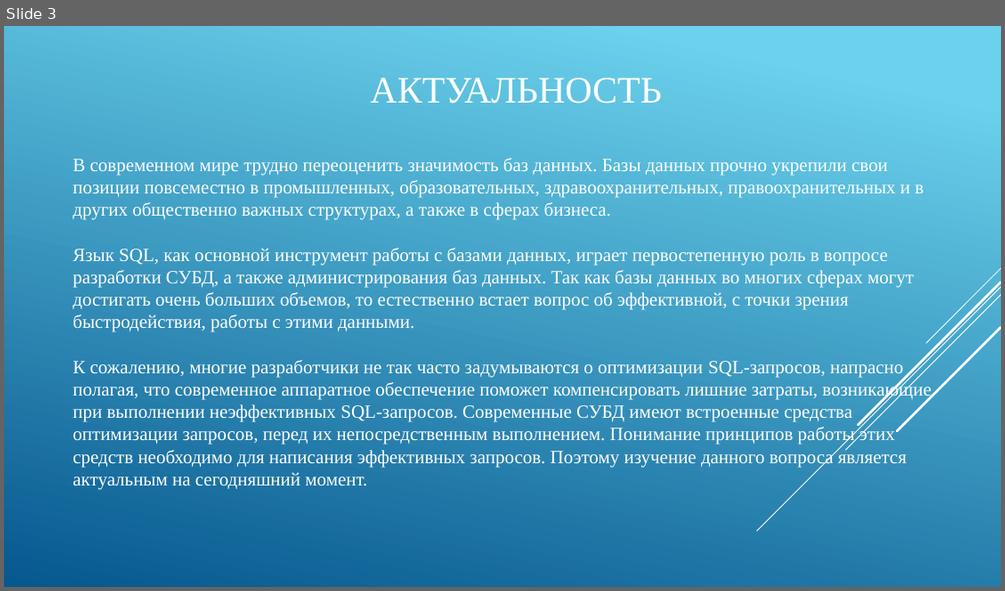
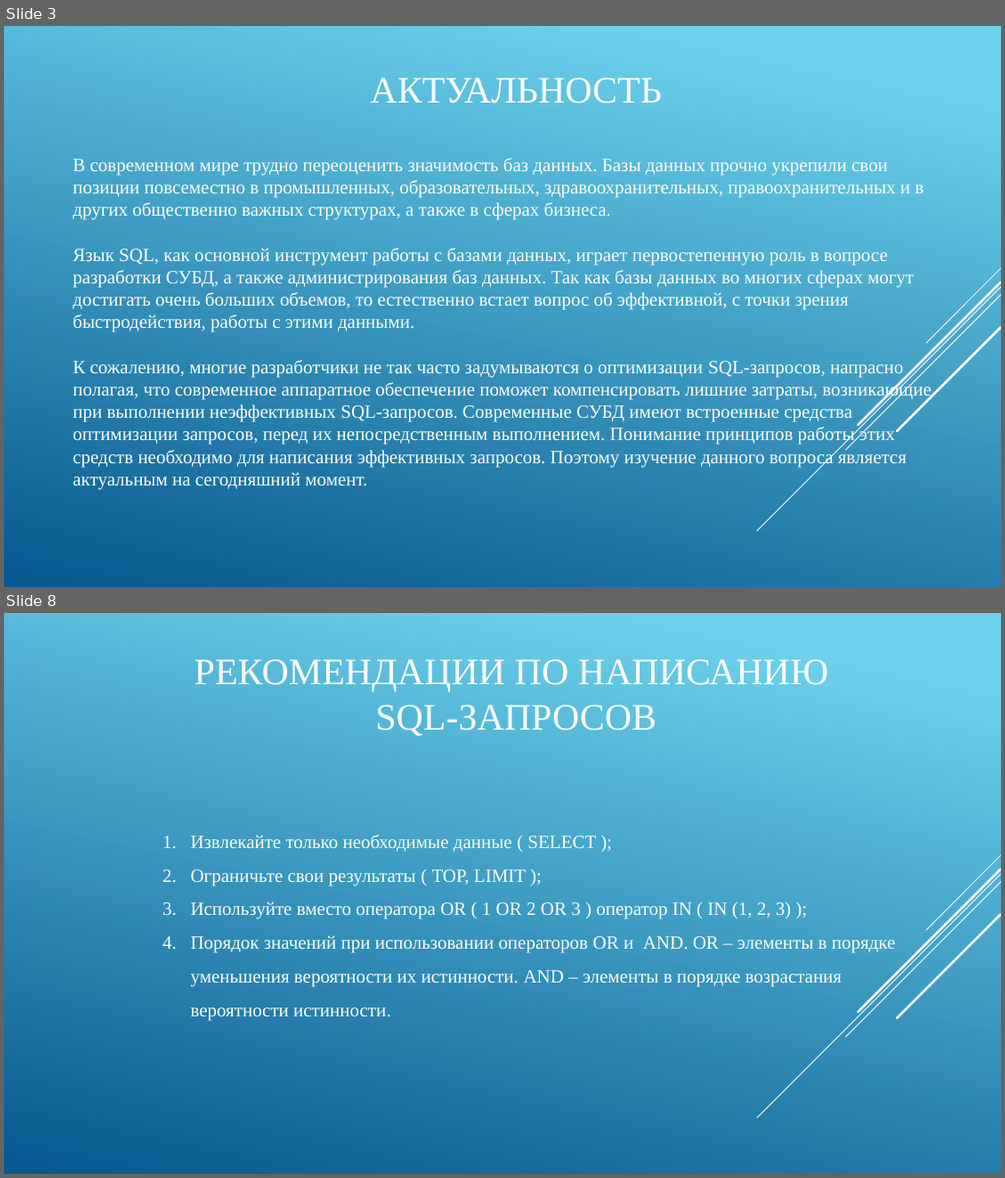
Before and after one commit to IgorTyutyunov/-, a slide deck: ВКР_5.pptx. Shown one above the other, each under a label of ours: slide 3 before the commit, slides 3 and 8 after it; the slides between them are not shown. The pictures are 1005x591 and 1005x1178 pixels, drawn with LibreOffice and Linux fonts; fonts in the diff are those of the drawing. Boxes give left, top, right and bottom in pixels: in the first picture for what was removed or moved away, otherwise in the second. Text is boxed around its words. In the diff, an @@ line names an element or a change of style, - is before the commit and + after.

```diff
--- a/ВКР_5.pptx
+++ b/ВКР_5.pptx
@@ slide 8 added at (x1=4, y1=613, x2=1001, y2=1174), background gradient #6ED2EB to #06588E; not listed: 5 template elements that a slide beside it also shows @@
@@ title added at (x1=194, y1=659, x2=828, y2=736), 36 pt, text #FFFFFF @@
+РЕКОМЕНДАЦИИ ПО НАПИСАНИЮ
+SQL-ЗАПРОСОВ
@@ text added at (x1=191, y1=835, x2=896, y2=1021), 18 pt, text #FFFFFF @@
+1. Извлекайте только необходимые данные ( SELECT );
+2. Ограничьте свои результаты ( TOP, LIMIT );
+3. Используйте вместо оператора OR ( 1 OR 2 OR 3 ) оператор IN ( IN (1, 2, 3) );
+4. Порядок значений при использовании операторов OR и AND. OR – элементы в порядке уменьшения вероятности их истинности. AND – элементы в порядке возрастания вероятности истинности.
```
Also in this commit, not shown: 6 slides changed, 10 other slides added, 10 slides removed, 1 other file.
